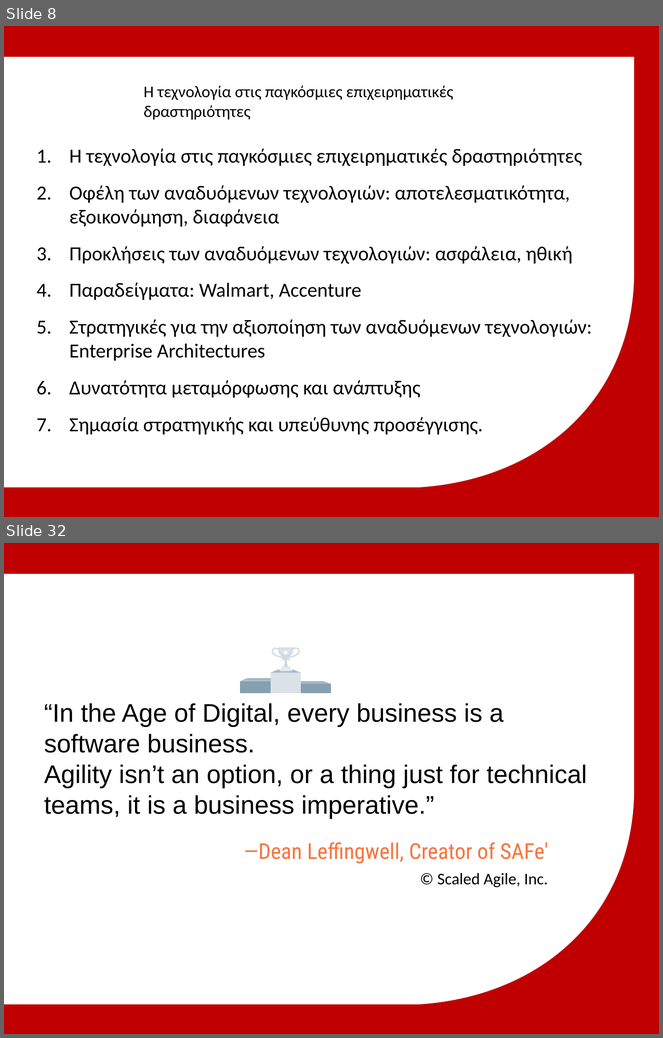
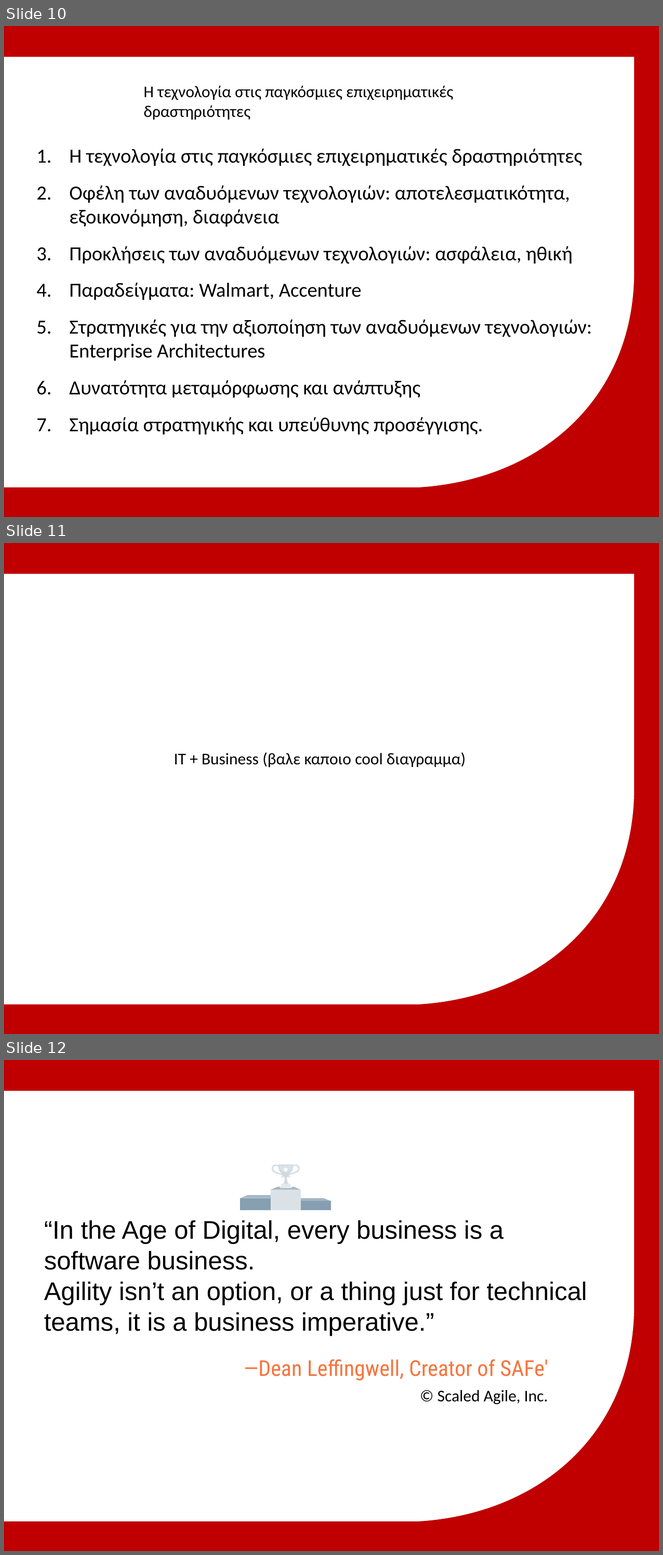
Before and after one commit to michailmarkou1995/MBA, a slide deck: Spiritual Wellbeing IV Professional Development and Applied Research/Μητροπολιτικό Κολλέγιο_ΣΕΚΦ[Μιχαηλ Μαρκου] IT in Global Business.pptx. Shown one above the other, each under a label of ours: slides 8 and 32 before the commit, slides 10, 11 and 12 after it; the slides between them are not shown. The pictures are 663x1038 and 663x1555 pixels, drawn with LibreOffice and Linux fonts; fonts in the diff are those of the drawing; background and template pictures are left out. Boxes give left, top, right and bottom in pixels: in the first picture for what was removed or moved away, otherwise in the second. Text is boxed around its words. In the diff, an @@ line names an element or a change of style, - is before the commit and + after.

```diff
--- a/Spiritual Wellbeing IV Professional Development and Applied Research/Μητροπολιτικό Κολλέγιο_ΣΕΚΦ[Μιχαηλ Μαρκου] IT in Global Business.pptx
+++ b/Spiritual Wellbeing IV Professional Development and Applied Research/Μητροπολιτικό Κολλέγιο_ΣΕΚΦ[Μιχαηλ Μαρκου] IT in Global Business.pptx
@@ slide 11 added at [4, 543, 659, 1034], background #C00000; not listed: 1 template element that a slide beside it also shows @@
@@ text added at [174, 753, 466, 768], 18 pt, text #000000 @@
+IT + Business (βαλε καποιο cool διαγραμμα)
@@ what was slide 8 is now slide 10 @@
@@ what was slide 32 is now slide 12 @@
```
Also in this commit, not shown: 2 other slides added.
